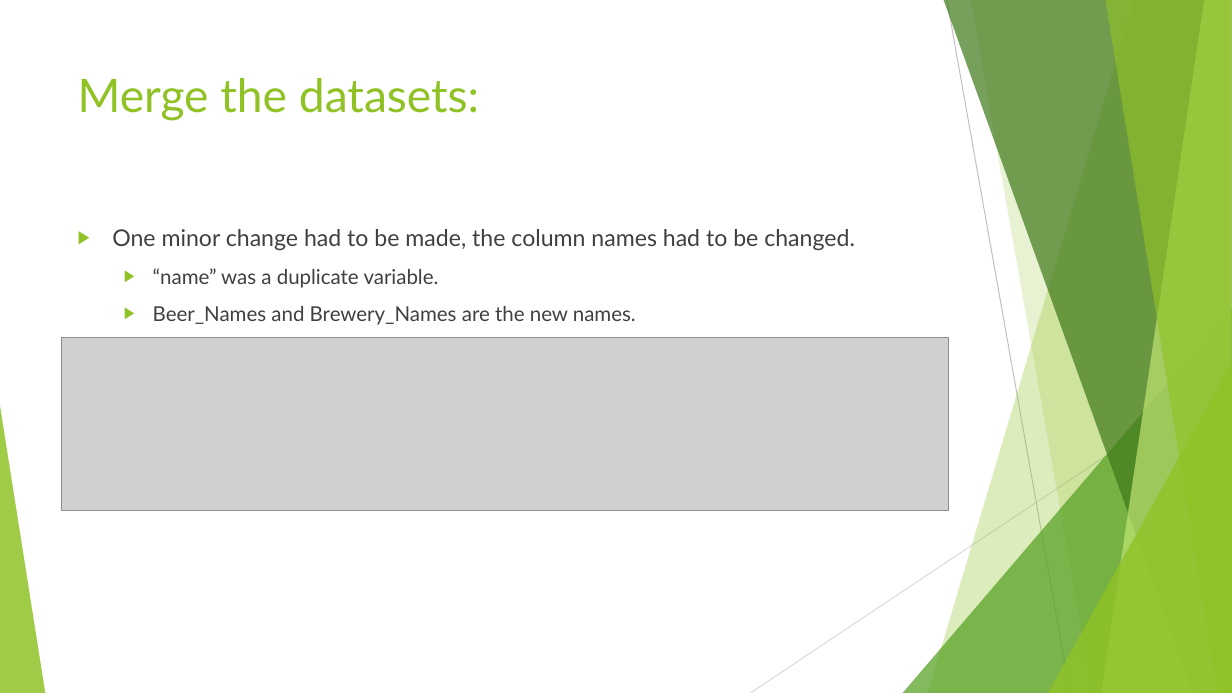
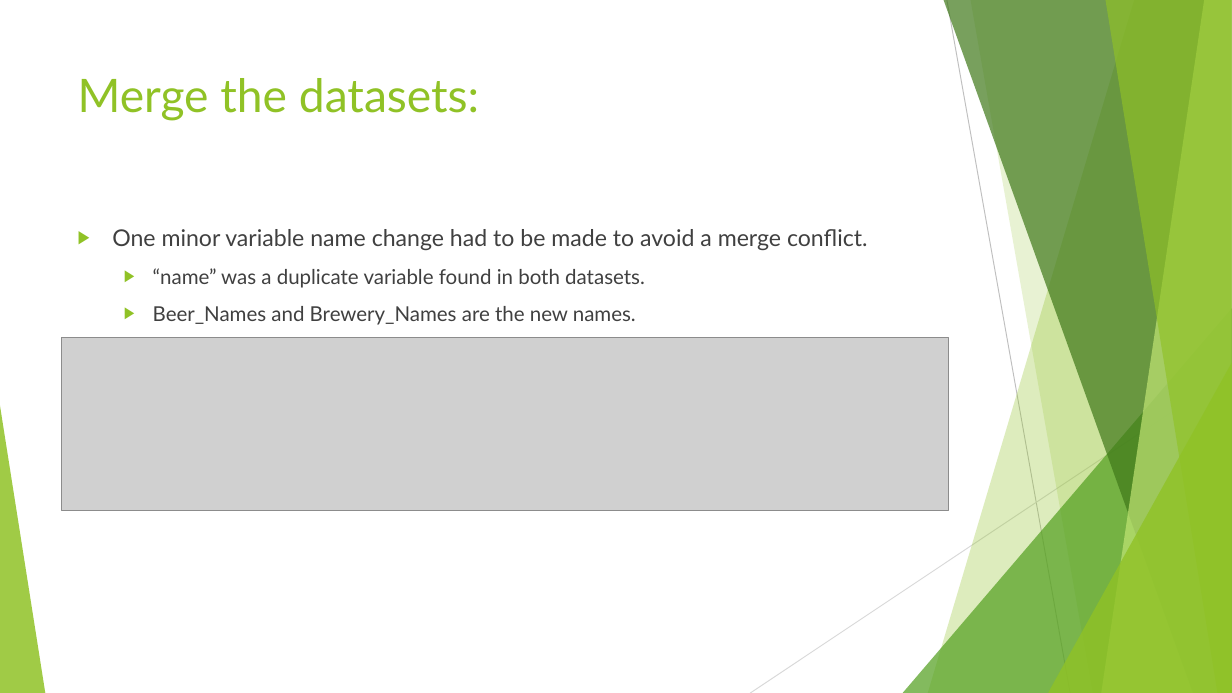
Before and after one commit to vazquezs123/DATA_SCIENCE_CS01, a slide deck: slide 9 of Breweries and Beer Study.pptx. Drawn at 1232x693 pixels with LibreOffice and Linux fonts; fonts in the diff are those of the drawing; grey boxes stand for pictures. Boxes give left, top, right and bottom in pixels: in the first picture for what was removed or moved away, otherwise in the second. Text is boxed around its words. In the diff, an @@ line names an element or a change of style, - is before the commit and + after.

```diff
--- a/Breweries and Beer Study.pptx
+++ b/Breweries and Beer Study.pptx
@@ text at (112, 229, 868, 288): text changed @@
-▶ One minor change had to be made, the column names had to be changed.
-  ▶ “name” was a duplicate variable.
+▶ One minor variable name change had to be made to avoid a merge conflict.
+  ▶ “name” was a duplicate variable found in both datasets.
```
Also in this commit, not shown: 9 other slides changed, 4 other files.
